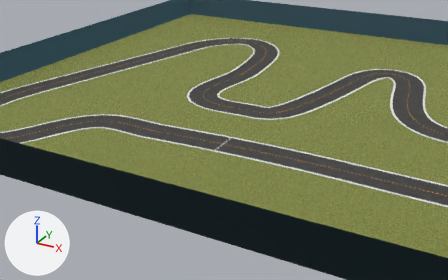
An edit to the COLLADA model bundle/deepracer_simulation_environment/share/deepracer_simulation_environment/meshes/penbay_pro_ccw/penbay_pro_ccw.dae, drawn before and after from the same camera.
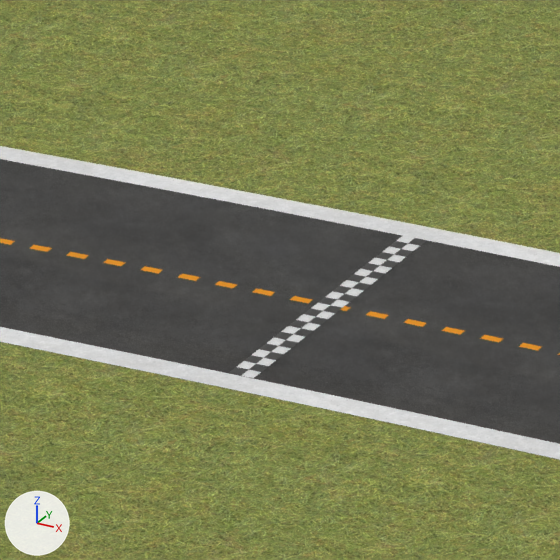
There are two pictures of each version: one from a 50 mm camera at (5.38, -17.98, 6.81) aimed at (-2.02, -4.54, 0.09), one close up on the part from 43% to 54% of the width and 42% to 60% of the height. Arrows for +X, +Y and +Z are at lower left; the lights stay in place.

In view in the first close-up: 'StartLine', 'cl', 'field', 'il', 'ol', 'road'.
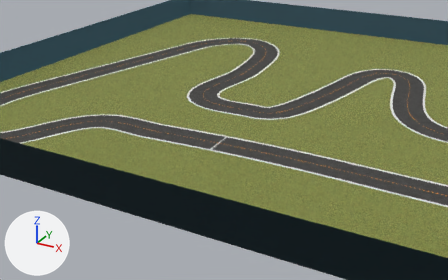
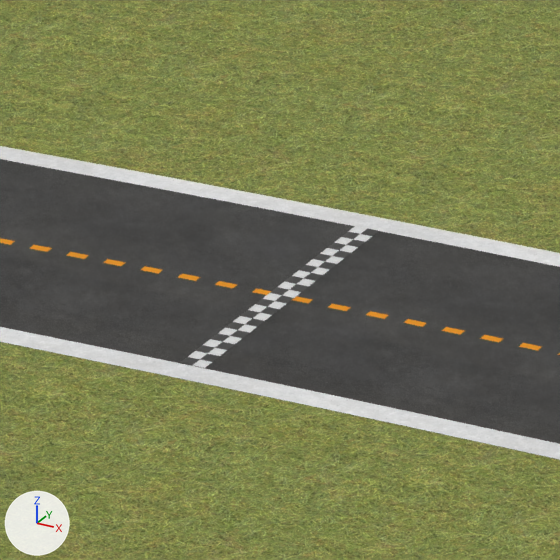
The change, as a diff of the scene's bpy script:
```diff
--- a/bundle/deepracer_simulation_environment/share/deepracer_simulation_environment/meshes/penbay_pro_ccw/penbay_pro_ccw.dae.py
+++ b/bundle/deepracer_simulation_environment/share/deepracer_simulation_environment/meshes/penbay_pro_ccw/penbay_pro_ccw.dae.py
@@ ob_startline @@
 ob_startline = bpy.data.objects.new('StartLine', me_plane)
-ob_startline.location = (-2.0, -4.611, 0.003)
+ob_startline.location = (-2.13, -4.616, 0.003)
 ob_startline.rotation_euler = (0.0, 0.0, -0.814)  # degrees (0, 0, -47)
```

What differs and where, as boxes [x1, y1, x2, y2] in the close-ups (560 x 560 px):
'StartLine', moved: before [229, 236, 427, 378]; after [180, 226, 378, 368]
